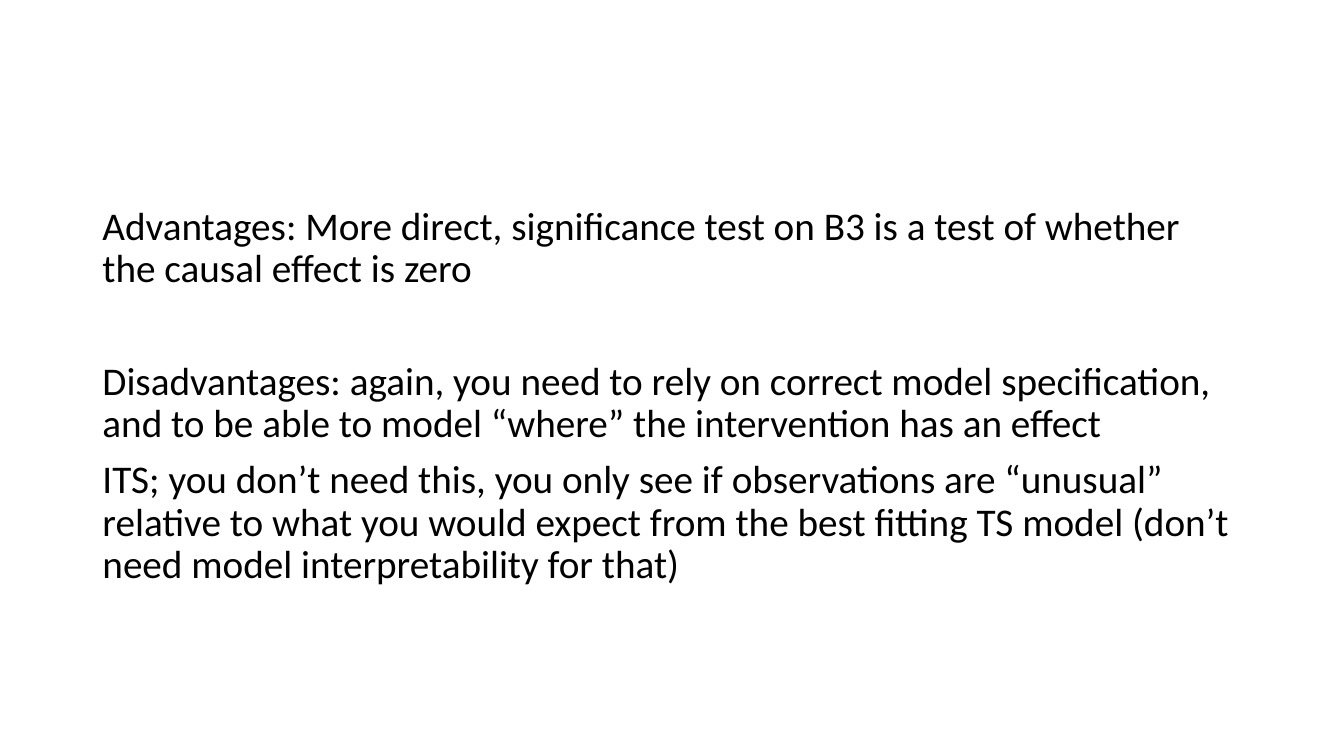
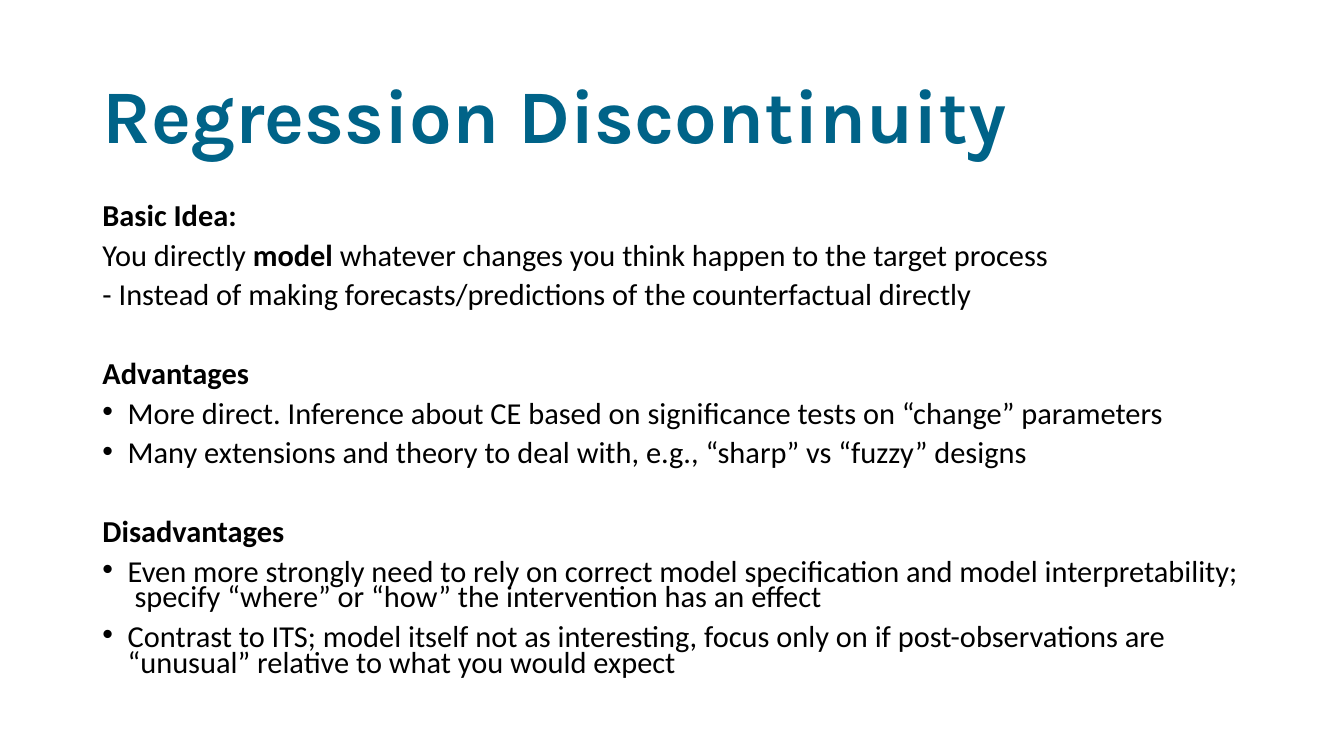
Before and after one commit to sodascience/workshop_causal_impact_assessment, a slide deck: slide 26 of lectures/02_interrupted_time_series/its.pptx (slide 28 before the commit). Drawn at 1344x756 pixels with LibreOffice and Linux fonts; fonts in the diff are those of the drawing. Boxes give left, top, right and bottom in pixels: in the first picture for what was removed or moved away, otherwise in the second. Text is boxed around its words. In the diff, an @@ line names an element or a change of style, - is before the commit and + after.

Commit message:
first draft its and causal impact lecture, small changes elsewhere

```diff
--- a/lectures/02_interrupted_time_series/its.pptx
+++ b/lectures/02_interrupted_time_series/its.pptx
@@ title added at [102,89,1006,162], 54 pt, text #006388, bold @@
+Regression Discontinuity
@@ text at [102,204,1238,678]: text changed; size 28 to 21.7 pt @@
-Advantages: More direct, significance test on B3 is a test of whether the causal effect is zero
-Disadvantages: again, you need to rely on correct model specification, and to be able to model “where” the intervention has an effect
-ITS; you don’t need this, you only see if observations are “unusual” relative to what you would expect from the best fitting TS model (don’t need model interpretability for that)
+Basic Idea:
+You directly model whatever changes you think happen to the target process
+- Instead of making forecasts/predictions of the counterfactual directly
+Advantages
+• More direct. Inference about CE based on significance tests on “change” parameters
+• Many extensions and theory to deal with, e.g., “sharp” vs “fuzzy” designs
+Disadvantages
+• Even more strongly need to rely on correct model specification and model interpretability; specify “where” or “how” the intervention has an effect
+• Contrast to ITS; model itself not as interesting, focus only on if post-observations are “unusual” relative to what you would expect
```
Also in this commit, not shown: 9 other slides changed, 8 slides added, 5 slides removed, 5 other files.
